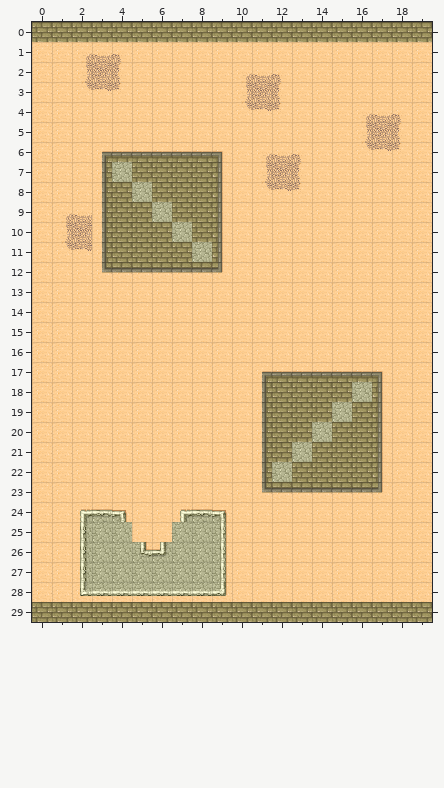
One commit to this Tiled map: android/assets/maps/test1.tmx. The first picture shows the starting point.
Cells are 32x32 px. Shown: x 0..19, y 0..29.
After:
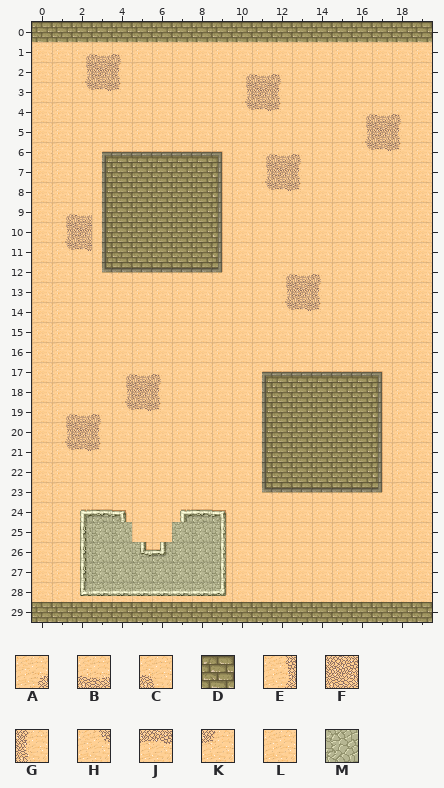
Key: from "tmw_desert_spacing": A 5, B 6, C 7, D 9, E 13, F 14, G 15, H 21, J 22, K 23, L 29, M 33.
_ is an empty cell, # one hidden under a higher layer.
Tiles of an added or newly shown layer are drawn over the layers below it.
Edits made:
{"where": "layer \"Kachelebene 1\""}
{"y":7,"x":4,"old":"M","new":"#"}
{"y":8,"x":5,"old":"M","new":"#"}
{"y":9,"x":6,"old":"M","new":"#"}
{"y":10,"x":7,"old":"M","new":"#"}
{"y":11,"x":8,"old":"M","new":"#"}
{"y":12,"x":12,"old":"LLL","new":"ABC"}
{"y":13,"x":12,"old":"LLL","new":"EFG"}
{"y":14,"x":12,"old":"LLL","new":"HJK"}
{"y":17,"x":4,"old":"LLL","new":"ABC"}
{"y":18,"x":4,"old":"LLL","new":"EFG"}
{"y":18,"x":16,"old":"M","new":"#"}
{"y":19,"x":1,"old":"LLLLLL","new":"ABCHJK"}
{"y":19,"x":15,"old":"M","new":"#"}
{"y":20,"x":1,"old":"LLL","new":"EFG"}
{"y":20,"x":14,"old":"M","new":"#"}
{"y":21,"x":1,"old":"LLL","new":"HJK"}
{"y":21,"x":13,"old":"M","new":"#"}
{"y":22,"x":12,"old":"M","new":"#"}
{"where": "layer \"Kachelebene 2\" (added)"}
{"y":7,"x":4,"old":"_","new":"D"}
{"y":8,"x":5,"old":"_","new":"D"}
{"y":9,"x":6,"old":"_","new":"D"}
{"y":10,"x":7,"old":"_","new":"D"}
{"y":11,"x":8,"old":"_","new":"D"}
{"y":18,"x":16,"old":"_","new":"D"}
{"y":19,"x":15,"old":"_","new":"D"}
{"y":20,"x":14,"old":"_","new":"D"}
{"y":21,"x":13,"old":"_","new":"D"}
{"y":22,"x":12,"old":"_","new":"D"}
